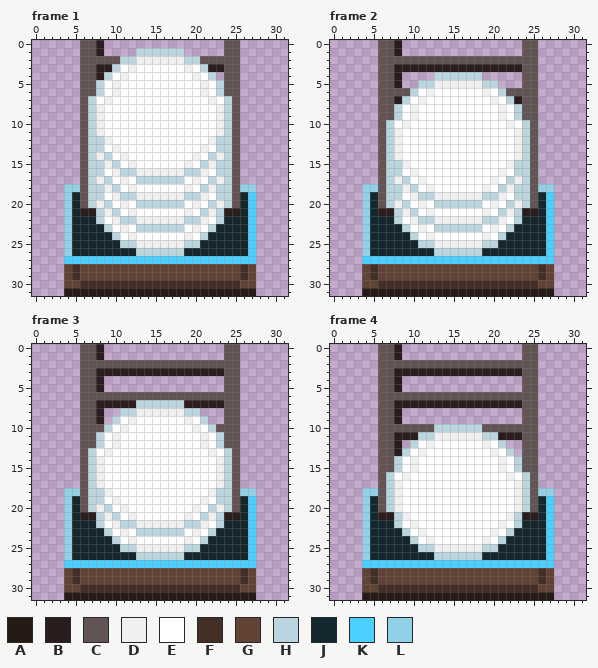
Edited in one commit: pixel-art file (sprite_assets/kitchen/spr_plate_stacks_lvl_one.aseprite). Above: the version before the commit.
32x32 pixels, 5 frames. Shown: frame 1, frame 2, frame 3, frame 4. The commit also changed other frames, which this record leaves out.
Palette (. is transparent): A #261a15  B #2b1d1d  C #625454  D #f0f0f0  E #ffffff  F #442f26  G #624436  H #bad5de  J #14272e  K #4acfff  L #92d0e7
After the commit:
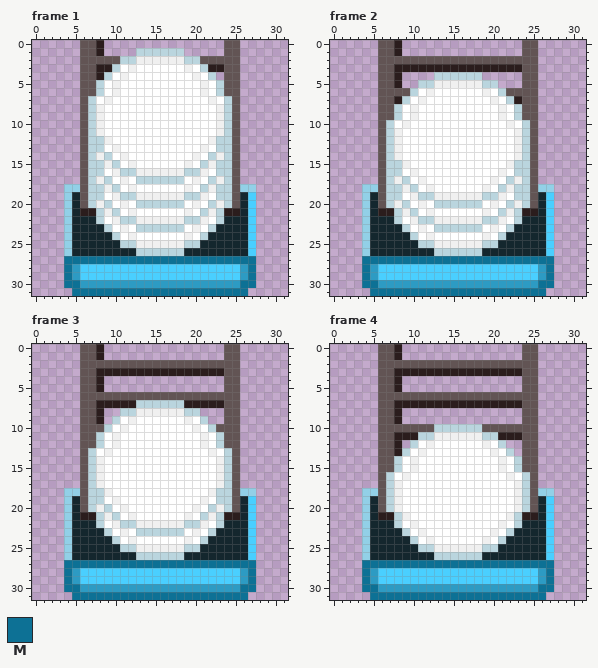
Colours new in this view: M #0d7195
Commit message: plate washing works as expected now
The edit:
colour F: #442f26 -> #2d9bc3
Changed rows in their new state; - is a pixel that keeps its letter.
Frame 1, layer "Layer 1":
first column x 4:
27 MMMMMMMMMMMMMMMMMMMMMMMM
28 M-KKKKKKKKKKKKKKKKKKKK-M
29 M-KKKKKKKKKKKKKKKKKKKK-M
30 MM--------------------MM
31 .MMMMMMMMMMMMMMMMMMMMMM.
Frame 2, layer "Layer 1": the same change as frame 1
Frame 3, layer "Layer 1": the same change as frame 1
Frame 4, layer "Layer 1": the same change as frame 1
Changed places in both pictures, as pixel boxes (x1, y1, x2, y2):
changed: (64, 256, 256, 296)
changed: (362, 256, 554, 296)
changed: (64, 560, 256, 600)
changed: (362, 560, 554, 600)
